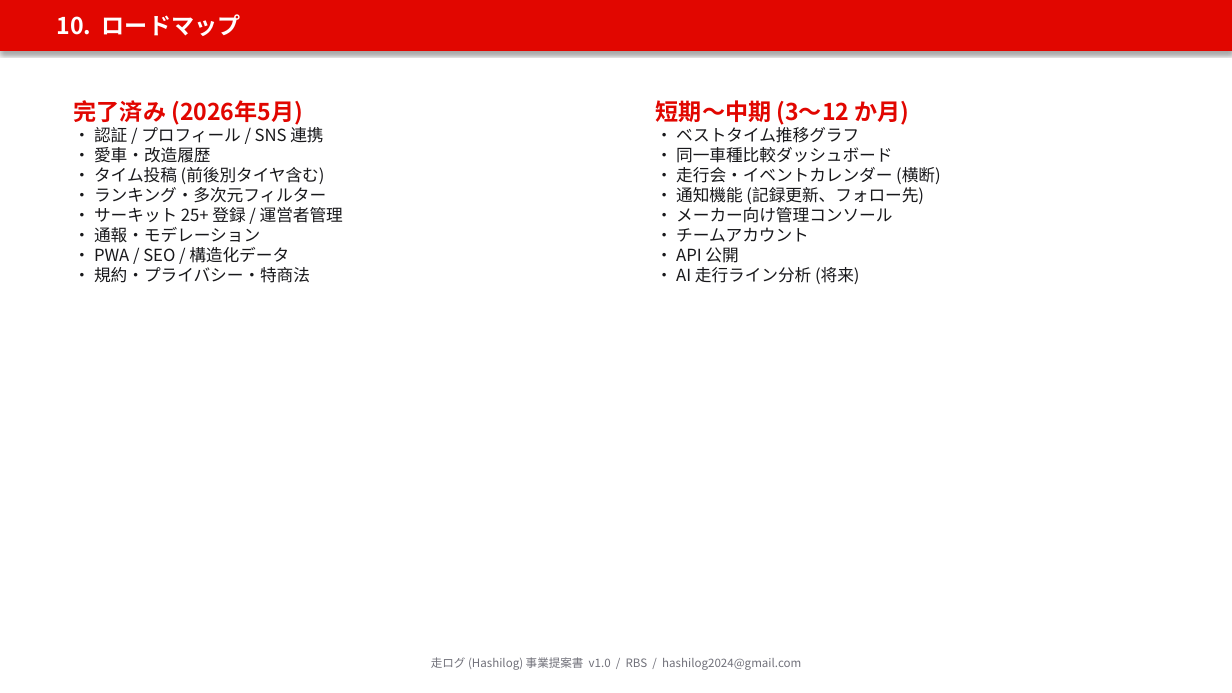
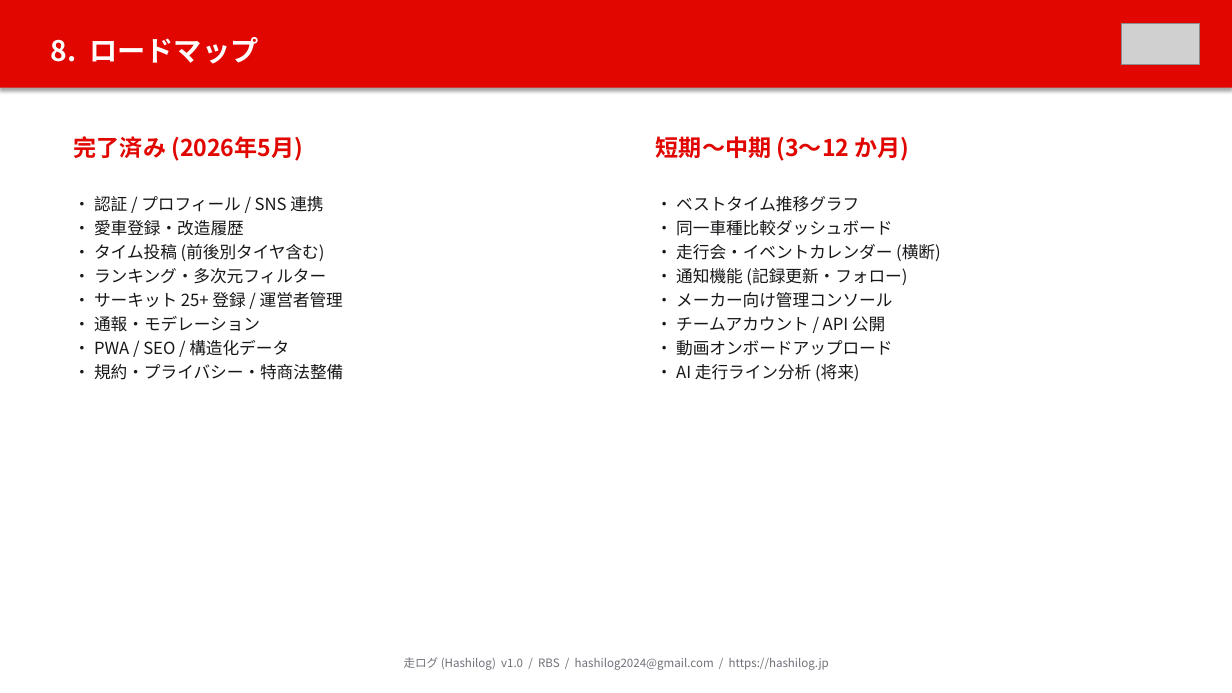
Before and after one commit to amebouzu/hashilog, a slide deck: slide 9 of docs/PROPOSAL.pptx (slide 18 before the commit). Drawn at 1232x693 pixels with LibreOffice and Linux fonts; fonts in the diff are those of the drawing; grey boxes stand for pictures. Boxes give left, top, right and bottom in pixels: in the first picture for what was removed or moved away, otherwise in the second. Text is boxed around its words. In the diff, an @@ line names an element or a change of style, - is before the commit and + after.

```diff
--- a/docs/PROPOSAL.pptx
+++ b/docs/PROPOSAL.pptx
@@ rectangle "8. ロードマップ": place and size @@
-rectangle "8. ロードマップ" at bbox=[0, 0, 1232, 51]
+rectangle "8. ロードマップ" at bbox=[0, 0, 1232, 88]
@@ picture added at bbox=[1121, 23, 1200, 65] @@
@@ text in rectangle at bbox=[51, 37, 258, 64]: text changed; size 18 to 22 pt @@
-10. ロードマップ
+8. ロードマップ
@@ text at bbox=[74, 100, 303, 125]: paragraph removed @@
-完了済み (2026年5月)
@@ text at bbox=[656, 100, 910, 125]: paragraph removed @@
-短期〜中期 (3〜12 か月)
@@ text added at bbox=[74, 136, 303, 161], 18 pt, text #E10600, bold @@
+完了済み (2026年5月)
@@ text added at bbox=[656, 136, 910, 161], 18 pt, text #E10600, bold @@
+短期〜中期 (3〜12 か月)
@@ text "・ 認証 / プロフィール / ...": place and size @@
-text "・ 認証 / プロフィール / ..." at bbox=[74, 100, 343, 283]
+text "・ 認証 / プロフィール / ..." at bbox=[74, 196, 343, 380]
@@ text at bbox=[74, 196, 343, 356]: line spacing 1 to 1.2 @@
@@ text "・ ベストタイム推移グラフ": place and size @@
-text "・ ベストタイム推移グラフ" at bbox=[656, 100, 941, 284]
+text "・ ベストタイム推移グラフ" at bbox=[656, 196, 941, 381]
@@ text at bbox=[656, 196, 941, 381]: line spacing 1 to 1.2 @@
@@ text at bbox=[74, 220, 244, 236]: text changed @@
-・ 愛車・改造履歴
+・ 愛車登録・改造履歴
@@ text at bbox=[656, 268, 907, 285]: text changed @@
-・ 通知機能 (記録更新、フォロー先)
+・ 通知機能 (記録更新・フォロー)
@@ text at bbox=[656, 316, 892, 356]: text changed @@
-・ チームアカウント
-・ API 公開
+・ チームアカウント / API 公開
+・ 動画オンボードアップロード
@@ text at bbox=[74, 364, 343, 380]: text changed @@
-・ 規約・プライバシー・特商法
+・ 規約・プライバシー・特商法整備
@@ text at bbox=[404, 657, 829, 670]: text changed @@
-走ログ (Hashilog) 事業提案書 v1.0 / RBS / hashilog2024@gmail.com
+走ログ (Hashilog) v1.0 / RBS / hashilog2024@gmail.com / https://hashilog.jp
```
Also in this commit, not shown: 9 other slides changed, 9 slides removed, 3 other files.
